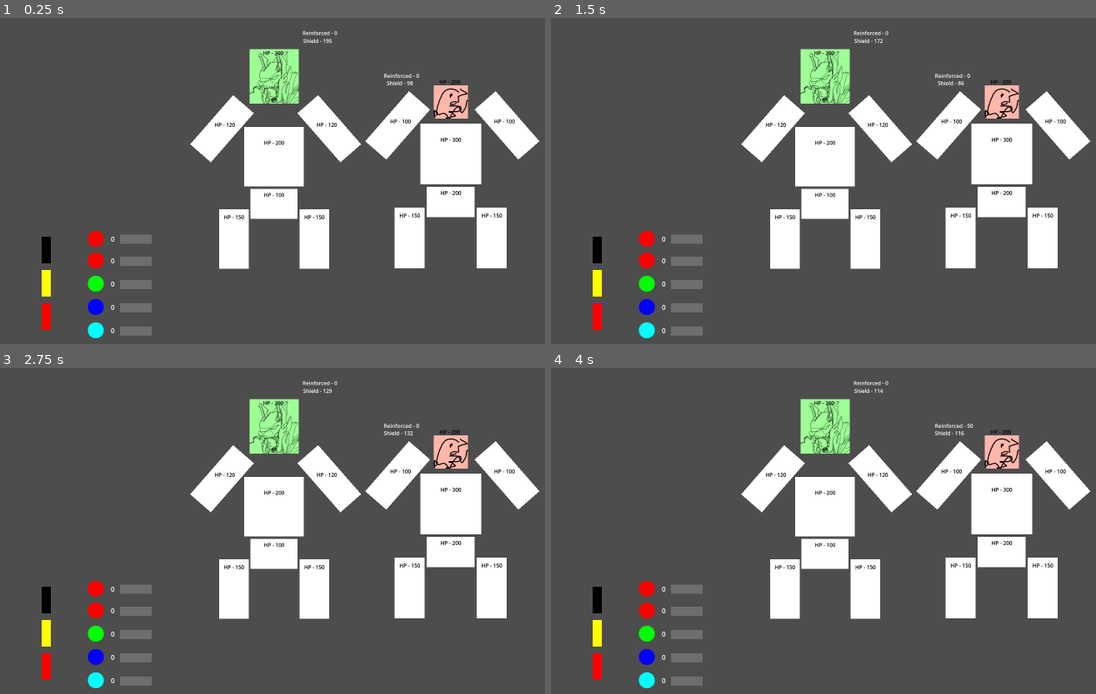
Above: before the commit, frames 1-4 (two rows, left to right).
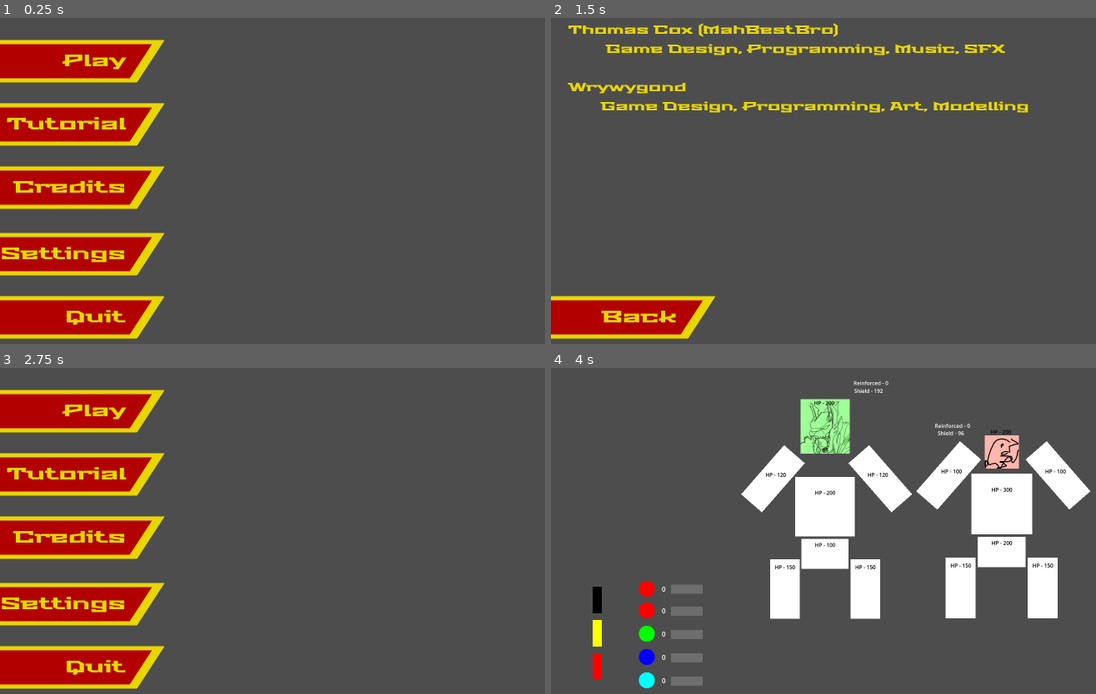
Above: after the commit, the same moments.

Repository: Wrygondryn/Megazord_BIGMODE2025
Game: Godot game, scene res://scenes/main_menu.tscn
The game is run twice, just before and just after one commit, with the same random seed, the same clock (stepped at 60 frames per second) and the same inputs. Before the commit the project starts from res://scenes/game.tscn.
Inputs (mouse positions are in pixels of both pictures, inside the frame that each line leads up to):
- Up to frame 1 (0.25 s): no input
- Up to frame 2 (1.5 s): click (616, 125) at 0.5 s, where only the run after the commit has a clickable "Tutorial"; click (616, 187) at 1.25 s, where only the run after the commit has a clickable "Credits"
- Up to frame 3 (2.75 s): click (65, 667) at 2 s, where only the run after the commit has a clickable "Back"
- Up to frame 4 (4 s): click (616, 602) at 2.75 s, where only the run after the commit has a clickable "Settings"; click (616, 410) at 3.5 s, where only the run after the commit has a clickable "Play"

The runs differ from the first frame. In frame 1, 35% of the frame differs, in the area x 0-100%, y 3-99%; in frame 2, 24%; in frame 3, 35%; in frame 4, less than 0.1%.

Commit message:
Main Menu Play, Quit, and Credits
The Play, Quit and Credits button of the main menu all work as intended.

Diff:
--- a/assets/button_hover_style.tres
+++ b/assets/button_hover_style.tres
@@ -1,11 +1,10 @@
 [gd_resource type="StyleBoxFlat" format=3 uid="uid://ydqyhnqcyt11"]
 
 [resource]
+content_margin_right = 60.0
 bg_color = Color(0.699251, 0, 0, 1)
 skew = Vector2(0.65, 0)
 border_width_top = 10
 border_width_right = 24
 border_width_bottom = 10
 border_color = Color(1, 0.947749, 0.446755, 1)
-expand_margin_left = 50.0
-expand_margin_right = 50.0
--- a/assets/button_normal_style.tres
+++ b/assets/button_normal_style.tres
@@ -1,11 +1,10 @@
 [gd_resource type="StyleBoxFlat" format=3 uid="uid://dxcj62sqcdqd0"]
 
 [resource]
+content_margin_right = 60.0
 bg_color = Color(0.699251, 0, 0, 1)
 skew = Vector2(0.65, 0)
 border_width_top = 10
 border_width_right = 24
 border_width_bottom = 10
 border_color = Color(0.909804, 0.839216, 0, 1)
-expand_margin_left = 50.0
-expand_margin_right = 50.0
--- a/assets/button_pressed_style.tres
+++ b/assets/button_pressed_style.tres
@@ -1,11 +1,10 @@
 [gd_resource type="StyleBoxFlat" format=3 uid="uid://bo1n3p3df22lu"]
 
 [resource]
+content_margin_right = 60.0
 bg_color = Color(0.699251, 0, 0, 1)
 skew = Vector2(0.65, 0)
 border_width_top = 10
 border_width_right = 24
 border_width_bottom = 10
 border_color = Color(0.751296, 0.692304, 0, 1)
-expand_margin_left = 50.0
-expand_margin_right = 50.0
--- a/project.godot
+++ b/project.godot
@@ -11,7 +11,7 @@
 [application]
 
 config/name="megazord_bigmode2025"
-run/main_scene="res://scenes/game.tscn"
+run/main_scene="res://scenes/main_menu.tscn"
 config/features=PackedStringArray("4.3", "GL Compatibility")
 config/icon="res://icon.svg"
 
--- /dev/null
+++ b/scenes/main_menu.gd
@@ -0,0 +1,29 @@
+extends Control
+
+@onready var main: Node = $Main
+@onready var credits: Control = $Credits
+
+
+func _on_play_button_pressed() -> void:
+	get_tree().change_scene_to_file("res://scenes/game.tscn")
+
+func _on_quit_button_pressed() -> void:
+	get_tree().quit()
+
+func _on_credits_button_pressed() -> void:
+	toggle_main_menu_visibility(false)
+	credits.show()
+
+func _on_credits_back_button_pressed() -> void:
+	toggle_main_menu_visibility(true)
+	credits.hide()
+
+
+func toggle_main_menu_visibility(shown: bool) -> void:
+	for button in main.get_node("Buttons").get_children():
+		button.disabled = !shown
+
+	if shown:
+		main.show()
+	else:
+		main.hide()
--- a/scenes/main_menu.tscn
+++ b/scenes/main_menu.tscn
@@ -1,5 +1,6 @@
-[gd_scene load_steps=6 format=3 uid="uid://ct4d7o7xgeoqc"]
+[gd_scene load_steps=7 format=3 uid="uid://ct4d7o7xgeoqc"]
 
+[ext_resource type="Script" path="res://scenes/main_menu.gd" id="1_3dcrd"]
 [ext_resource type="StyleBox" uid="uid://ydqyhnqcyt11" path="res://assets/button_hover_style.tres" id="1_dm6ed"]
 [ext_resource type="StyleBox" uid="uid://dxcj62sqcdqd0" path="res://assets/button_normal_style.tres" id="2_5qyb4"]
 [ext_resource type="StyleBox" uid="uid://bo1n3p3df22lu" path="res://assets/button_pressed_style.tres" id="3_0wak1"]
@@ -20,9 +21,19 @@
 anchor_bottom = 1.0
 grow_horizontal = 2
 grow_vertical = 2
+script = ExtResource("1_3dcrd")
 
-[node name="PlayButton" type="Button" parent="."]
-layout_mode = 0
+[node name="Main" type="Control" parent="."]
+anchors_preset = 0
+offset_right = 40.0
+offset_bottom = 40.0
+
+[node name="Buttons" type="Control" parent="Main"]
+anchors_preset = 0
+offset_right = 40.0
+offset_bottom = 40.0
+
+[node name="PlayButton" type="Button" parent="Main/Buttons"]
 offset_left = -40.0
 offset_top = 141.0
 offset_right = 362.0
@@ -35,8 +46,7 @@
 text = "Play"
 alignment = 2
 
-[node name="TutorialButton" type="Button" parent="."]
-layout_mode = 0
+[node name="TutorialButton" type="Button" parent="Main/Buttons"]
 offset_left = -40.0
 offset_top = 293.0
 offset_right = 362.0
@@ -50,8 +60,7 @@
 "
 alignment = 2
 
-[node name="CreditsButton" type="Button" parent="."]
-layout_mode = 0
+[node name="CreditsButton" type="Button" parent="Main/Buttons"]
 offset_left = -40.0
 offset_top = 445.0
 offset_right = 362.0
@@ -64,8 +73,7 @@
 text = "Credits"
 alignment = 2
 
-[node name="SettingsButton" type="Button" parent="."]
-layout_mode = 0
+[node name="SettingsButton" type="Button" parent="Main/Buttons"]
 offset_left = -40.0
 offset_top = 605.0
 offset_right = 362.0
@@ -78,8 +86,7 @@
 text = "Settings"
 alignment = 2
 
-[node name="QuitButton" type="Button" parent="."]
-layout_mode = 0
+[node name="QuitButton" type="Button" parent="Main/Buttons"]
 offset_left = -40.0
 offset_top = 757.0
 offset_right = 362.0
@@ -91,3 +98,52 @@
 theme_override_font_sizes/font_size = 40
 text = "Quit"
 alignment = 2
+
+[node name="Credits" type="Control" parent="."]
+visible = false
+anchors_preset = 0
+offset_right = 40.0
+offset_bottom = 40.0
+
+[node name="Text" type="Label" parent="Credits"]
+layout_mode = 0
+offset_left = 41.0
+offset_top = 96.0
+offset_right = 1530.0
+offset_bottom = 145.0
+theme_override_colors/font_color = Color(0.909804, 0.839216, 0, 1)
+theme_override_fonts/font = ExtResource("4_d0bw6")
+theme_override_font_sizes/font_size = 28
+text = "Thomas Cox (MahBestBro)
+        Game Design, Programming, Music, SFX
+
+Wrywygond
+       Game Design, Programming, Art, Modelling"
+
+[node name="BryanBongCreditge" type="Label" parent="Credits"]
+layout_mode = 0
+offset_left = 41.0
+offset_top = 216.0
+offset_right = 1530.0
+offset_bottom = 265.0
+theme_override_colors/font_color = Color(0.909804, 0.839216, 0, 1)
+theme_override_fonts/font = ExtResource("4_d0bw6")
+theme_override_font_sizes/font_size = 28
+
+[node name="BackButton" type="Button" parent="Credits"]
+offset_left = -40.0
+offset_top = 757.0
+offset_right = 362.0
+offset_bottom = 859.0
+focus_mode = 0
+theme = SubResource("Theme_pnnr3")
+theme_override_colors/font_color = Color(0.908402, 0.837672, 0, 1)
+theme_override_fonts/font = ExtResource("4_d0bw6")
+theme_override_font_sizes/font_size = 40
+text = "Back"
+alignment = 2
+
+[connection signal="pressed" from="Main/Buttons/PlayButton" to="." method="_on_play_button_pressed"]
+[connection signal="pressed" from="Main/Buttons/CreditsButton" to="." method="_on_credits_button_pressed"]
+[connection signal="pressed" from="Main/Buttons/QuitButton" to="." method="_on_quit_button_pressed"]
+[connection signal="pressed" from="Credits/BackButton" to="." method="_on_credits_back_button_pressed"]
Binary file removed: assets/RACINGSANSONE-REGULAR.TTF
Not shown, removed: assets/RACINGSANSONE-REGULAR.TTF.import
